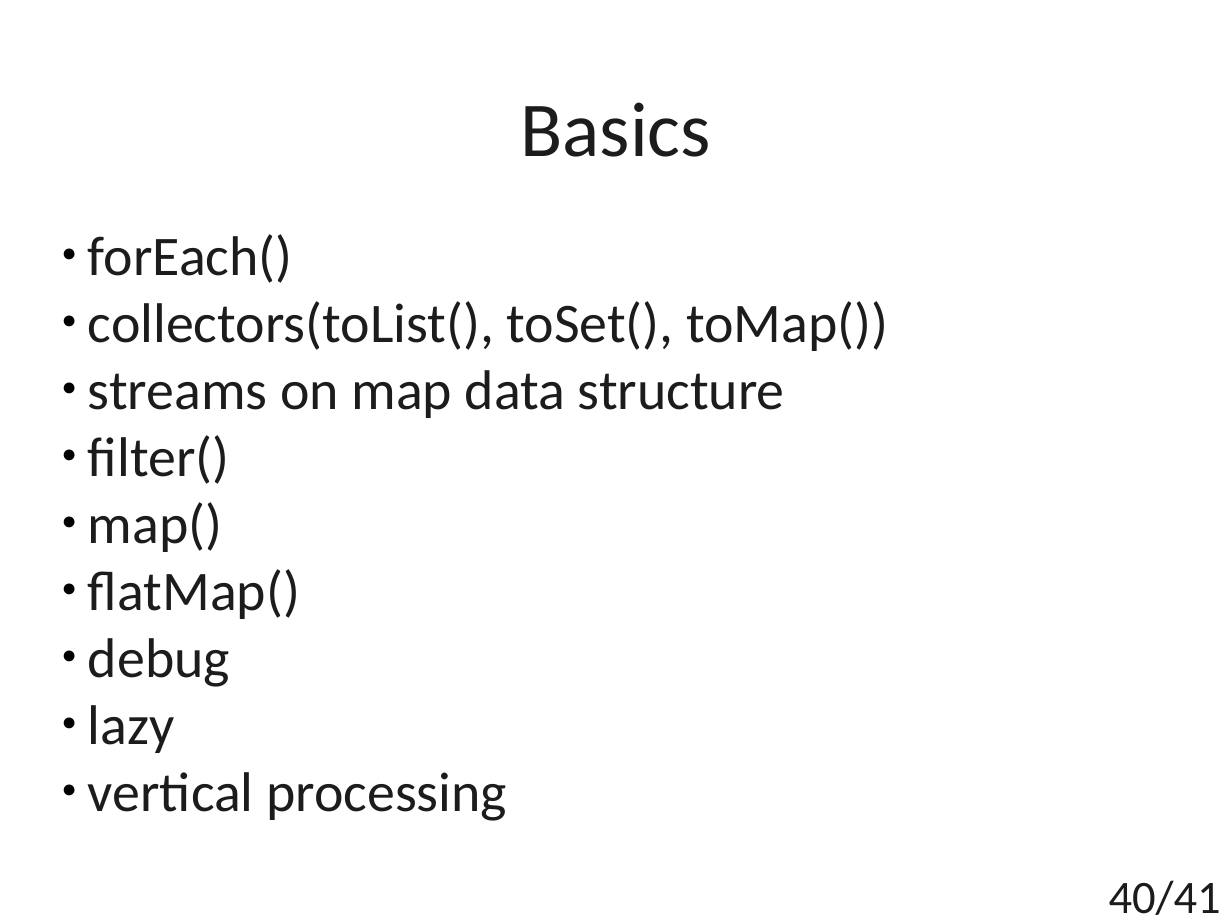
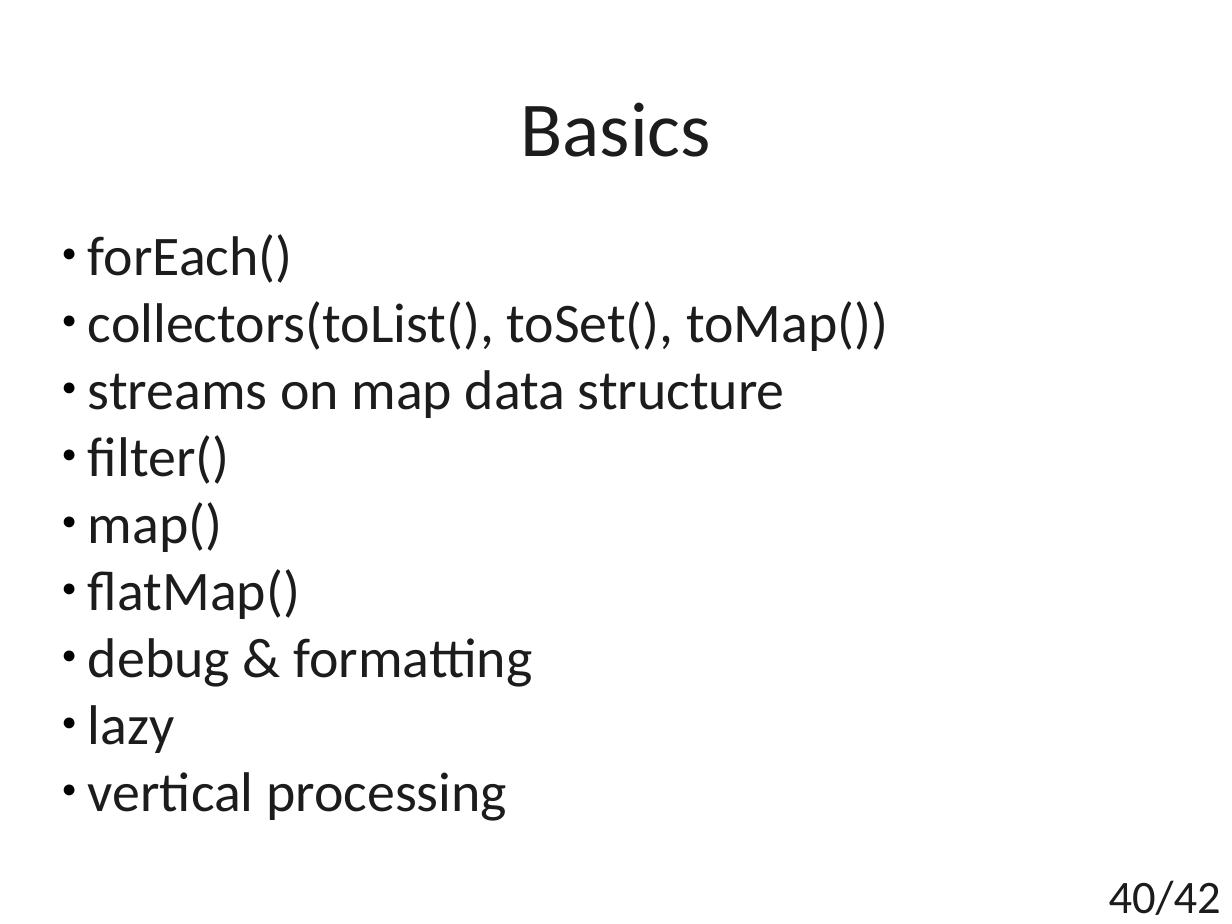
Before and after one commit to t4upl/java-streams-workshop, a slide deck: slide 40 of src/main/resources/editables/presentation.odp. Drawn at 1232x924 pixels with LibreOffice and Linux fonts; fonts in the diff are those of the drawing. Boxes give left, top, right and bottom in pixels: in the first picture for what was removed or moved away, otherwise in the second. Text is boxed around its words. In the diff, an @@ line names an element or a change of style, - is before the commit and + after.

Commit message:
Basic | Added ()filter section

```diff
--- a/src/main/resources/editables/presentation.odp
+++ b/src/main/resources/editables/presentation.odp
@@ subtitle at [88, 638, 532, 687]: text changed @@
-● debug
+● debug & formatting
@@ page number at [1109, 880, 1221, 915]: text changed @@
-40/41
+40/42
```
Also in this commit, not shown: 1 slide added, 1 other file.
